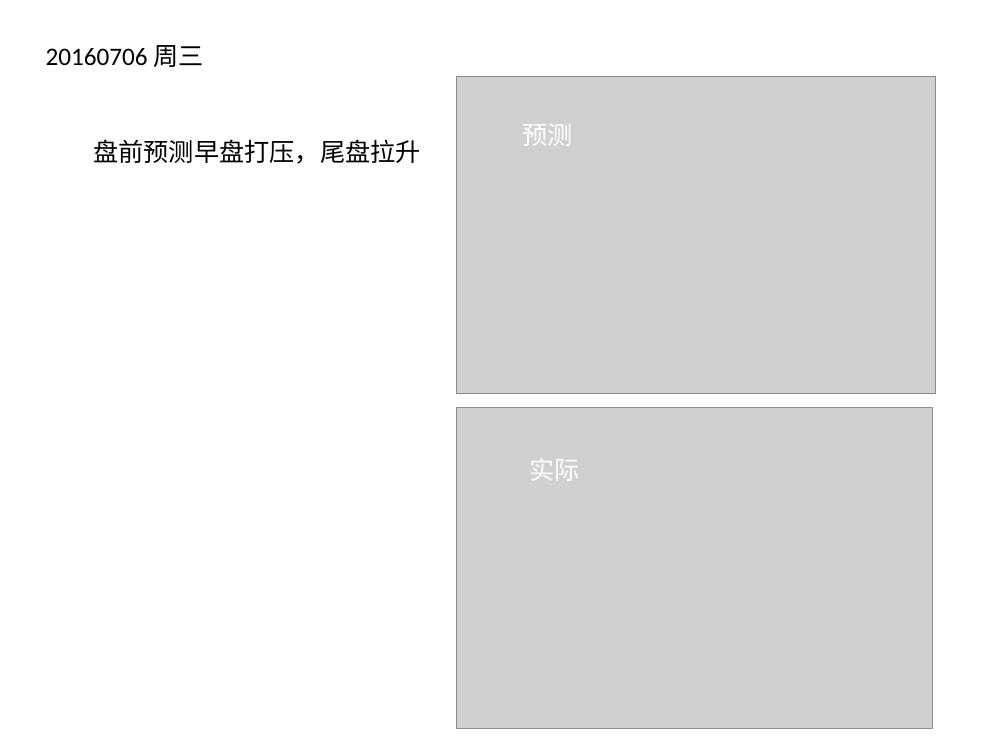
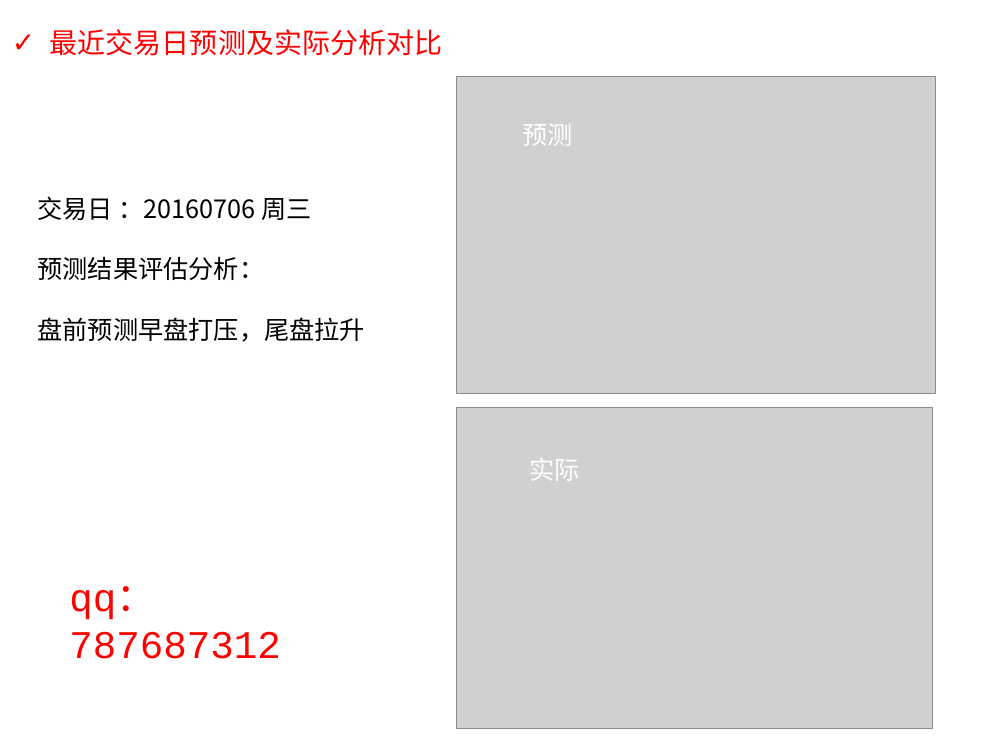
Before and after one commit to xuleoBJ/stock2015, a slide deck: slide 4 of ppt/市场预报技术.pptx. Drawn at 1008x756 pixels with LibreOffice and Linux fonts; fonts in the diff are those of the drawing; grey boxes stand for pictures. Boxes give left, top, right and bottom in pixels: in the first picture for what was removed or moved away, otherwise in the second. Text is boxed around its words. In the diff, an @@ line names an element or a change of style, - is before the commit and + after.

```diff
--- a/ppt/市场预报技术.pptx
+++ b/ppt/市场预报技术.pptx
@@ text added at [50, 29, 443, 56], 20 pt, text #FF0000 @@
+✓ 最近交易日预测及实际分析对比
@@ text removed at [46, 45, 203, 67] @@
-20160706 周三
@@ text "交易日 ：20160706 周三": place and size @@
-text "交易日 ：20160706 周三" at [93, 139, 421, 164]
+text "交易日 ：20160706 周三" at [37, 197, 365, 342]
@@ text at [37, 197, 311, 280]: paragraphs added @@
+交易日 ：20160706 周三
+预测结果评估分析：
@@ text at [37, 317, 365, 342]: font Calibri to Noto Sans CJK SC in "盘前预测早盘打压，尾盘拉升" @@
@@ text added at [69, 586, 280, 659], 28 pt, text #FF0000 @@
+qq：787687312
```
Also in this commit, not shown: 2 other slides changed, 2 slides added, 1 slide removed, 47 other files.
